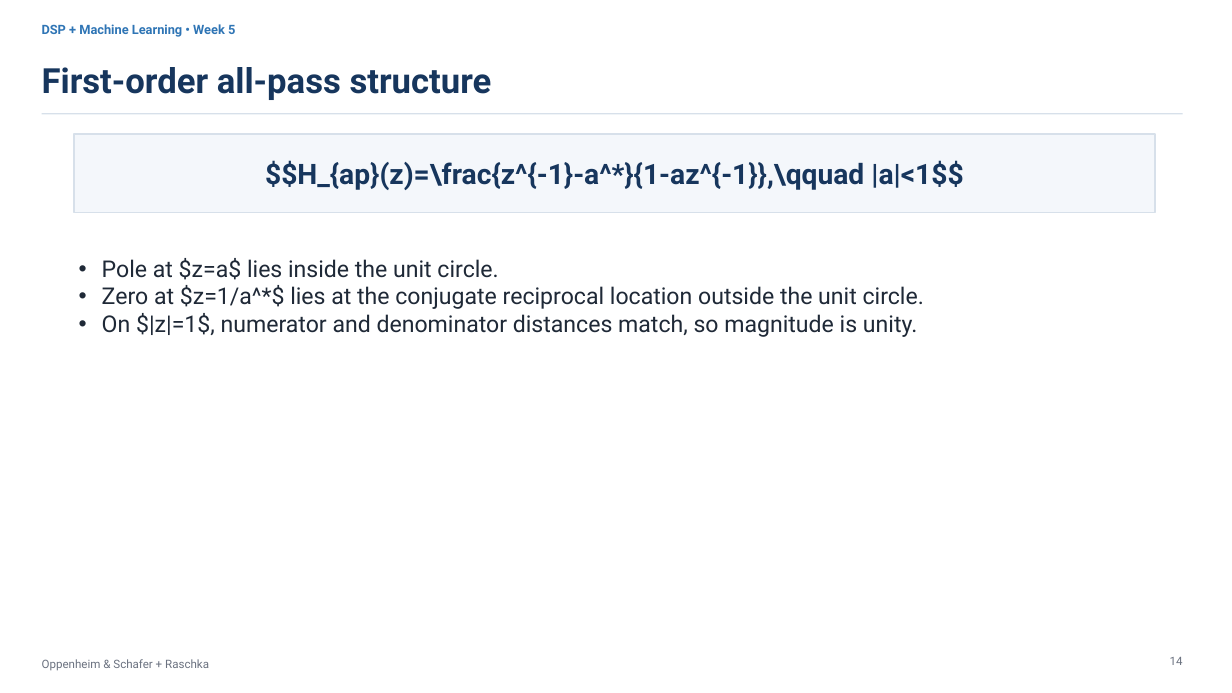
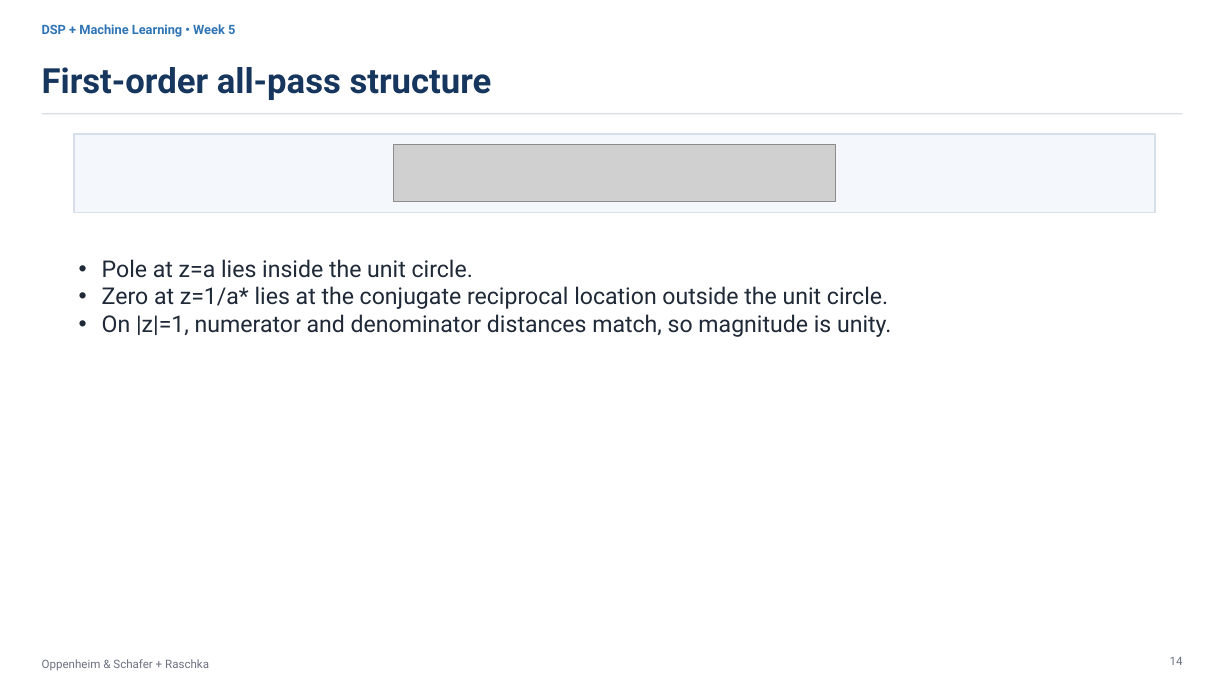
Before and after one commit to mathys2000/ecen45632_f26, a slide deck: slide 14 of python/CourseDesign/Week05e/Week5_Lecture9_Time_Frequency_Responses_Group_Delay.pptx. Drawn at 1232x693 pixels with LibreOffice and Linux fonts; fonts in the diff are those of the drawing; grey boxes stand for pictures. Boxes give left, top, right and bottom in pixels: in the first picture for what was removed or moved away, otherwise in the second. Text is boxed around its words. In the diff, an @@ line names an element or a change of style, - is before the commit and + after.

```diff
--- a/python/CourseDesign/Week05e/Week5_Lecture9_Time_Frequency_Responses_Group_Delay.pptx
+++ b/python/CourseDesign/Week05e/Week5_Lecture9_Time_Frequency_Responses_Group_Delay.pptx
@@ picture added at (394, 145, 836, 201) @@
@@ text in rectangle at (265, 160, 963, 190): text removed @@
-$$H_{ap}(z)=\frac{z^{-1}-a^*}{1-az^{-1}},\qquad |a|<1$$
@@ text at (102, 259, 891, 337): text changed @@
-• Pole at $z=a$ lies inside the unit circle.
-• Zero at $z=1/a^*$ lies at the conjugate reciprocal location outside the unit circle.
-• On $|z|=1$, numerator and denominator distances match, so magnitude is unity.
+• Pole at z=a lies inside the unit circle.
+• Zero at z=1/a* lies at the conjugate reciprocal location outside the unit circle.
+• On |z|=1, numerator and denominator distances match, so magnitude is unity.
```
Also in this commit, not shown: 14 other slides changed, 20 other files.
